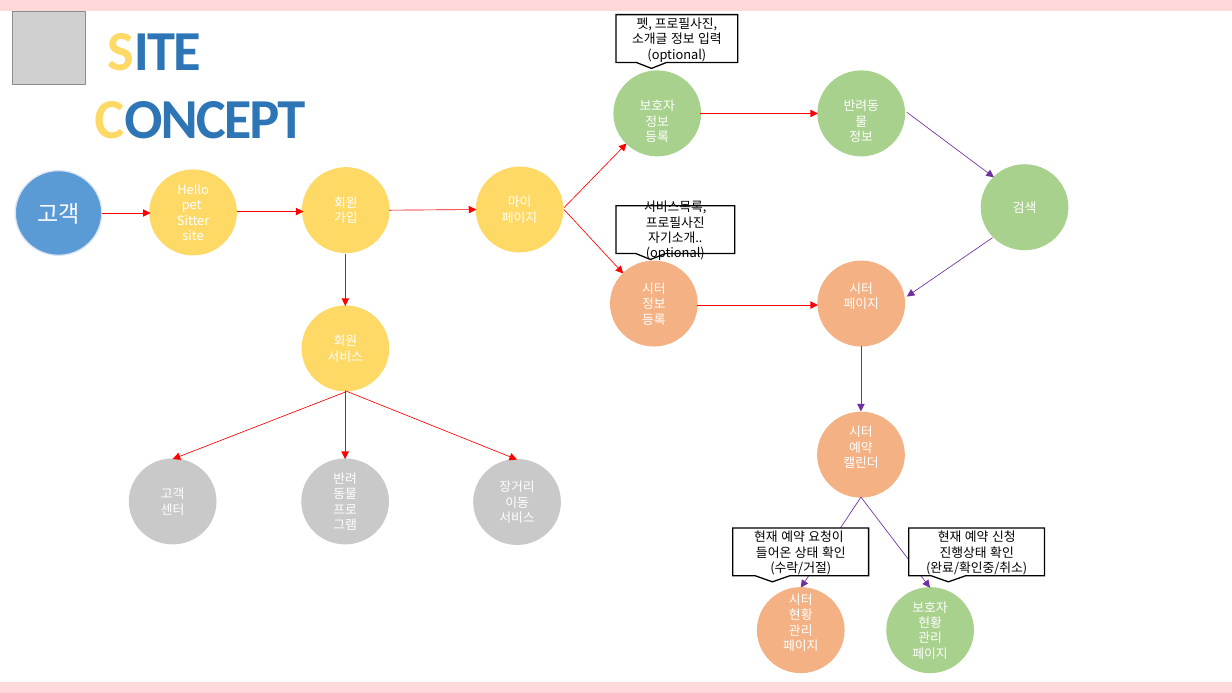
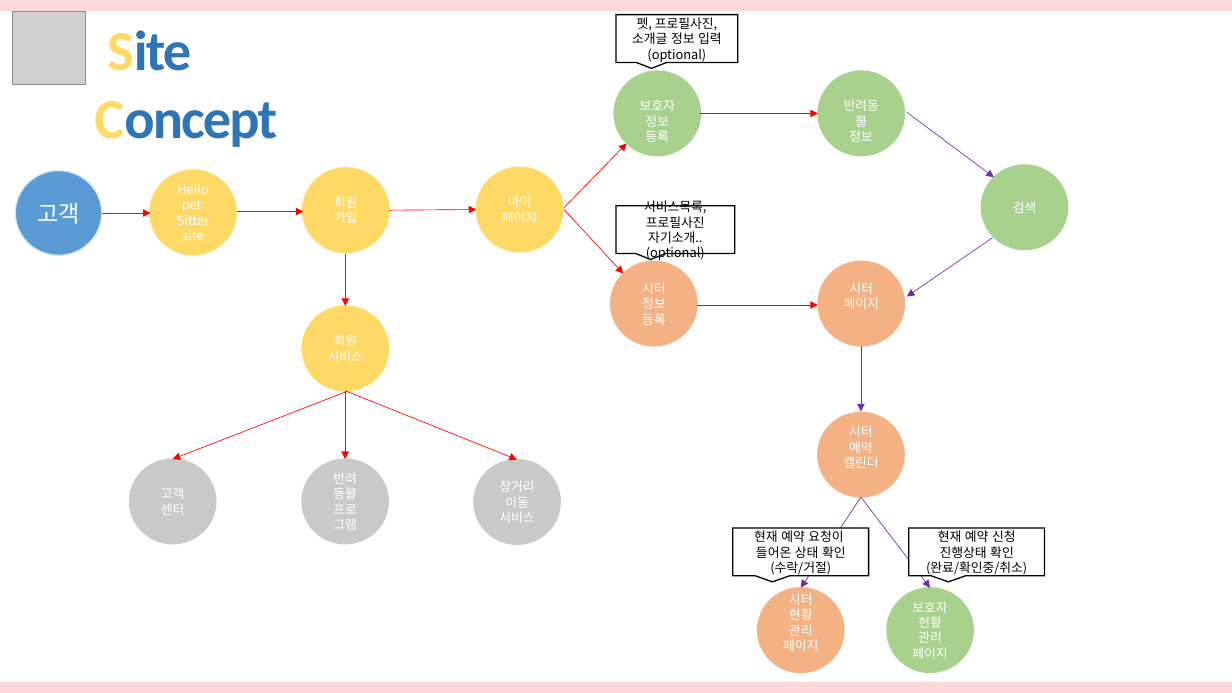
Before and after one commit to hhsw07/ezen-academy-projects, a slide deck: slide 8 of 3조 화면설계서 - SQL 통합.pptx. Drawn at 1232x693 pixels with LibreOffice and Linux fonts; fonts in the diff are those of the drawing; grey boxes stand for pictures. Boxes give left, top, right and bottom in pixels: in the first picture for what was removed or moved away, otherwise in the second. Text is boxed around its words. In the diff, an @@ line names an element or a change of style, - is before the commit and + after.

```diff
--- a/3조 화면설계서 - SQL 통합.pptx
+++ b/3조 화면설계서 - SQL 통합.pptx
@@ text at (x1=94, y1=30, x2=277, y2=147): text changed @@
-SITE CONCEPT
+Site Concept
```
